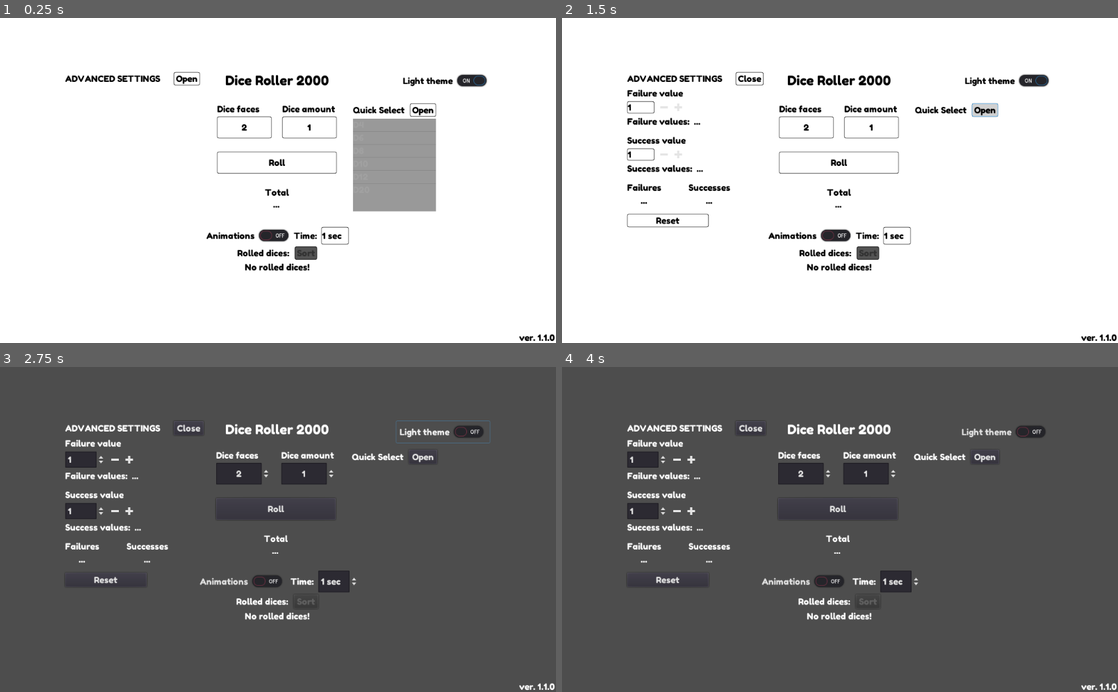
Above: before the commit, frames 1-4 (two rows, left to right).
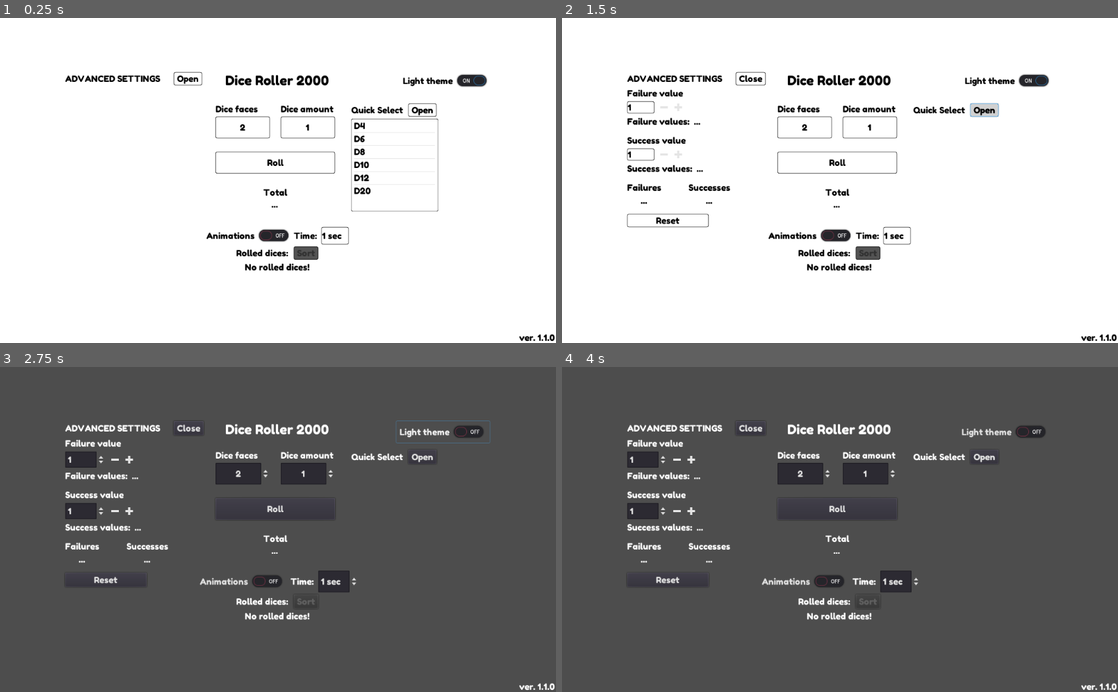
Above: after the commit, the same moments.

Repository: TheAspen/Dice_Roller_2000
Game: Godot game, scene res://Main.tscn
Same seed, same stepped clock (60 frames per second), same inputs: the game is played once before the commit and once after it.
Inputs (mouse positions are in pixels of both pictures, inside the frame that each line leads up to):
- Up to frame 1 (0.25 s): no input
- Up to frame 2 (1.5 s): click "Open" at 0.5 s; click "Open" at 1.25 s
- Up to frame 3 (2.75 s): click "Light theme" at 2 s
- Up to frame 4 (4 s): click (678, 458) at 2.75 s; click (689, 458) at 3.5 s

The runs differ from the first frame. In frame 1, 5.4% of the frame differs, in the area x 31-79%, y 16-75%; in frame 2, 1.1%; in frame 3, 0.5%; in frame 4, 0.5%.

Commit message:
Theme updates. Minor fixes.

Diff:
--- a/Main.tscn
+++ b/Main.tscn
@@ -69,7 +69,7 @@
 
 [node name="OpenSettings" type="Button" parent="App/OptionalSettingsMain/HBoxContainer"]
 margin_left = 200.0
-margin_right = 248.0
+margin_right = 252.0
 margin_bottom = 24.0
 focus_mode = 0
 mouse_default_cursor_shape = 2
@@ -309,15 +309,15 @@
 size_flags_vertical = 3
 
 [node name="CenterMargin" type="MarginContainer" parent="App/VBoxContainer/HBoxContainer/VBoxContainer/CenterContainer"]
-margin_left = 98.0
+margin_left = 95.0
 margin_top = 24.0
-margin_right = 683.0
+margin_right = 687.0
 margin_bottom = 223.0
 custom_constants/margin_left = 182
 
 [node name="CenterHBox" type="HBoxContainer" parent="App/VBoxContainer/HBoxContainer/VBoxContainer/CenterContainer/CenterMargin"]
 margin_left = 182.0
-margin_right = 585.0
+margin_right = 592.0
 margin_bottom = 199.0
 custom_constants/separation = 30
 
@@ -432,12 +432,13 @@
 
 [node name="QuickSelection" type="VBoxContainer" parent="App/VBoxContainer/HBoxContainer/VBoxContainer/CenterContainer/CenterMargin/CenterHBox"]
 margin_left = 250.0
-margin_right = 403.0
+margin_right = 410.0
 margin_bottom = 199.0
 
 [node name="Header" type="HBoxContainer" parent="App/VBoxContainer/HBoxContainer/VBoxContainer/CenterContainer/CenterMargin/CenterHBox/QuickSelection"]
-margin_right = 153.0
-margin_bottom = 24.0
+margin_right = 160.0
+margin_bottom = 24.0
+rect_min_size = Vector2( 160, 0 )
 custom_constants/separation = 10
 
 [node name="Label" type="Label" parent="App/VBoxContainer/HBoxContainer/VBoxContainer/CenterContainer/CenterMargin/CenterHBox/QuickSelection/Header"]
@@ -448,15 +449,17 @@
 
 [node name="OpenButton" type="Button" parent="App/VBoxContainer/HBoxContainer/VBoxContainer/CenterContainer/CenterMargin/CenterHBox/QuickSelection/Header"]
 margin_left = 105.0
-margin_right = 153.0
-margin_bottom = 24.0
+margin_right = 157.0
+margin_bottom = 24.0
+mouse_default_cursor_shape = 2
 text = "Open"
 
 [node name="DiceList" type="ItemList" parent="App/VBoxContainer/HBoxContainer/VBoxContainer/CenterContainer/CenterMargin/CenterHBox/QuickSelection"]
 margin_top = 28.0
-margin_right = 153.0
+margin_right = 160.0
 margin_bottom = 199.0
 rect_min_size = Vector2( 80, 0 )
+mouse_default_cursor_shape = 2
 size_flags_vertical = 3
 items = [ "D4", null, false, "D6", null, false, "D8", null, false, "D10", null, false, "D12", null, false, "D20", null, false ]
 allow_reselect = true
@@ -507,17 +510,17 @@
 alignment = 1
 
 [node name="RolledDices" type="Label" parent="App/VBoxContainer/RolledDicesArray/HBoxContainer"]
-margin_left = 317.0
+margin_left = 315.0
 margin_top = 2.0
-margin_right = 413.0
+margin_right = 411.0
 margin_bottom = 22.0
 text = "Rolled dices:"
 align = 1
 valign = 1
 
 [node name="SortButton" type="Button" parent="App/VBoxContainer/RolledDicesArray/HBoxContainer"]
-margin_left = 423.0
-margin_right = 464.0
+margin_left = 421.0
+margin_right = 466.0
 margin_bottom = 24.0
 focus_mode = 0
 disabled = true
--- a/Scripts/MainScript.gd
+++ b/Scripts/MainScript.gd
@@ -267,8 +267,10 @@
 func _on_QuickSelectOpenButton_pressed():
 	if(diceList.is_visible_in_tree()):
 		diceList.hide()
+		$App/VBoxContainer/HBoxContainer/VBoxContainer/CenterContainer/CenterMargin/CenterHBox/QuickSelection/Header/OpenButton.text = "Open"
 	else:
 		diceList.show()
+		$App/VBoxContainer/HBoxContainer/VBoxContainer/CenterContainer/CenterMargin/CenterHBox/QuickSelection/Header/OpenButton.text = "Close"
 	pass
 
 # Quick selection list
--- a/assets/themes/main_theme.tres
+++ b/assets/themes/main_theme.tres
@@ -42,8 +42,8 @@
 corner_radius_bottom_left = 2
 
 [sub_resource type="StyleBoxFlat" id=7]
-content_margin_left = 4.0
-content_margin_right = 4.0
+content_margin_left = 6.0
+content_margin_right = 6.0
 content_margin_top = 2.0
 content_margin_bottom = 2.0
 bg_color = Color( 1, 1, 1, 1 )
@@ -82,6 +82,22 @@
 [sub_resource type="StyleBoxEmpty" id=17]
 
 [sub_resource type="StyleBoxFlat" id=19]
+content_margin_left = 5.0
+content_margin_top = 2.0
+bg_color = Color( 1, 1, 1, 1 )
+border_width_left = 1
+border_width_top = 1
+border_width_right = 1
+border_width_bottom = 1
+border_color = Color( 0, 0, 0, 1 )
+border_blend = true
+corner_radius_top_left = 3
+corner_radius_top_right = 3
+corner_radius_bottom_right = 3
+corner_radius_bottom_left = 3
+
+[sub_resource type="StyleBoxFlat" id=20]
+bg_color = Color( 0.898039, 0.898039, 0.898039, 1 )
 
 [sub_resource type="StyleBoxEmpty" id=6]
 
@@ -134,7 +150,10 @@
 CheckButton/styles/hover_pressed = SubResource( 15 )
 CheckButton/styles/normal = SubResource( 13 )
 CheckButton/styles/pressed = SubResource( 17 )
+ItemList/colors/font_color = Color( 0, 0, 0, 1 )
+ItemList/colors/font_color_selected = Color( 0, 0, 0, 1 )
 ItemList/styles/bg = SubResource( 19 )
+ItemList/styles/selected_focus = SubResource( 20 )
 Label/colors/font_color = Color( 0, 0, 0, 1 )
 Label/styles/normal = SubResource( 6 )
 LineEdit/colors/cursor_color = Color( 0, 0, 0, 1 )
Not shown: 1 places in assets/themes/main_theme.tres that only renumber resources
